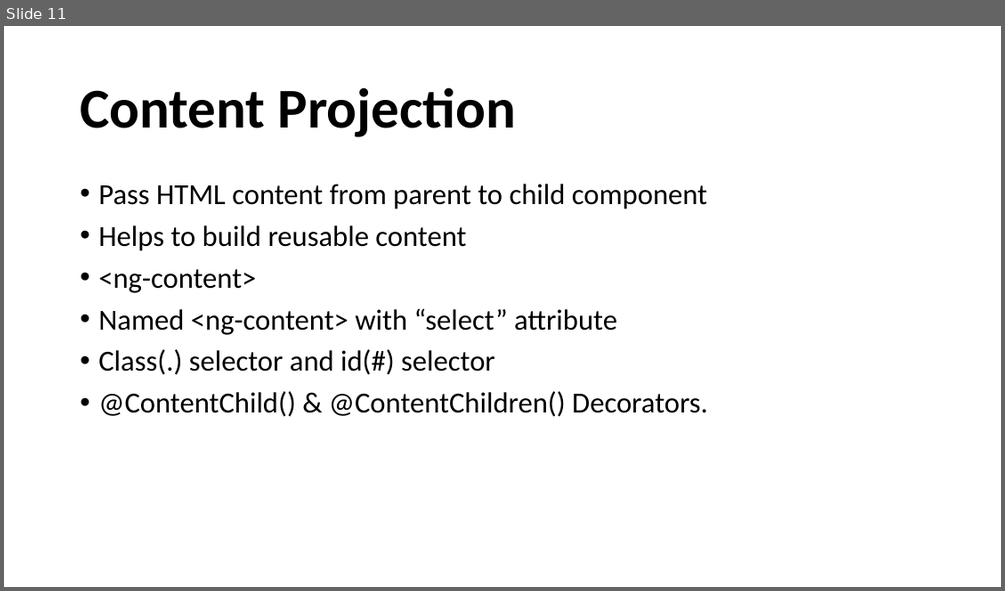
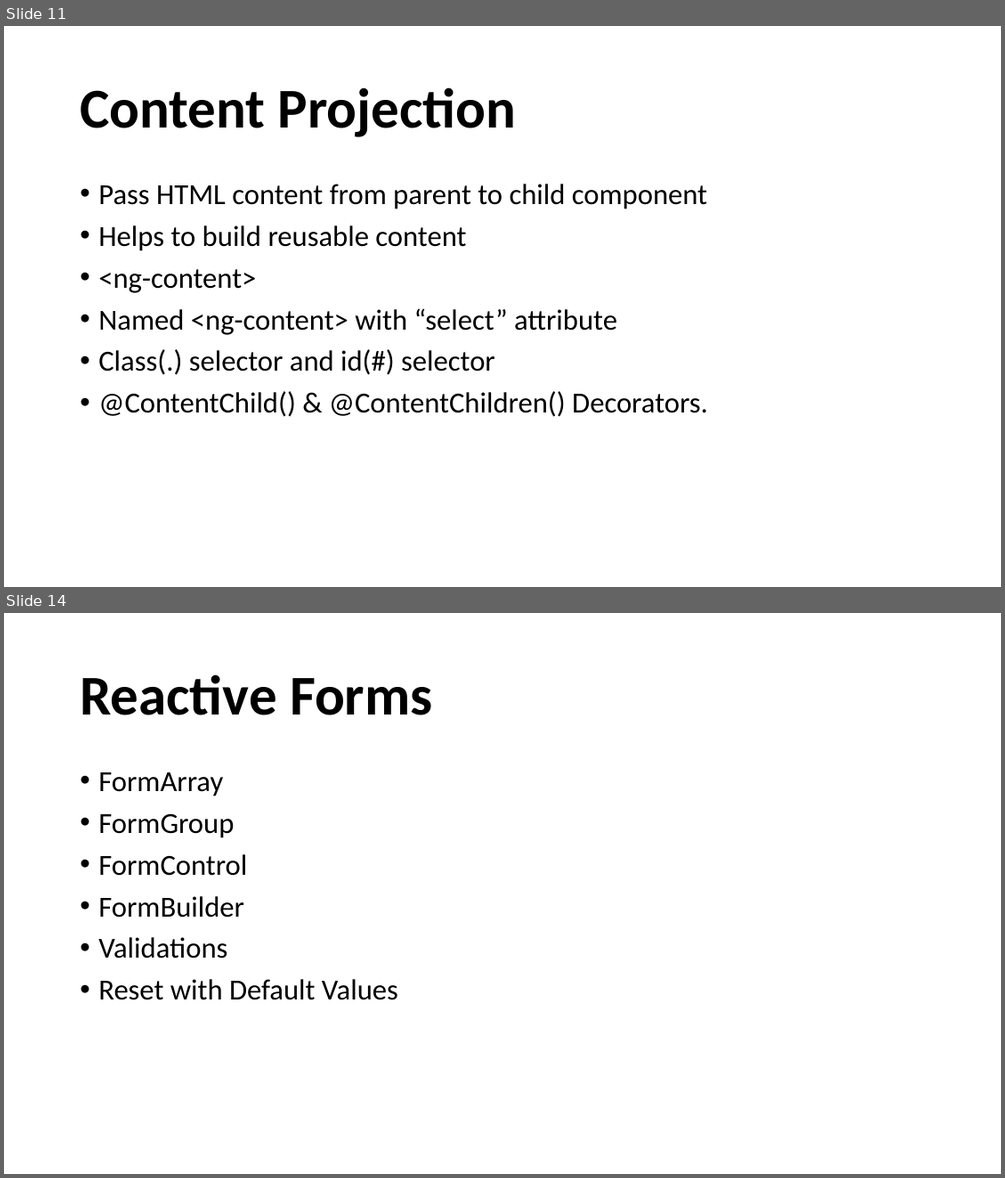
Before and after one commit to raharshi/angular-kh, a slide deck: src/assets/AngularByRaharshi.pptx. Shown one above the other, each under a label of ours: slide 11 before the commit, slides 11 and 14 after it; the slides between them are not shown. The pictures are 1005x591 and 1005x1178 pixels, drawn with LibreOffice and Linux fonts; fonts in the diff are those of the drawing; background and template pictures are left out. Boxes give left, top, right and bottom in pixels: in the first picture for what was removed or moved away, otherwise in the second. Text is boxed around its words. In the diff, an @@ line names an element or a change of style, - is before the commit and + after.

```diff
--- a/src/assets/AngularByRaharshi.pptx
+++ b/src/assets/AngularByRaharshi.pptx
@@ slide 14 added at (4, 613, 1001, 1174), background picture (left out) @@
@@ title added at (80, 674, 433, 715), 54 pt, text #000000, bold @@
+Reactive Forms
@@ text added at (98, 772, 398, 1000), 28 pt, text #000000 @@
+• FormArray
+• FormGroup
+• FormControl
+• FormBuilder
+• Validations
+• Reset with Default Values
```
Also in this commit, not shown: 2 other slides added, 3 slides removed.
